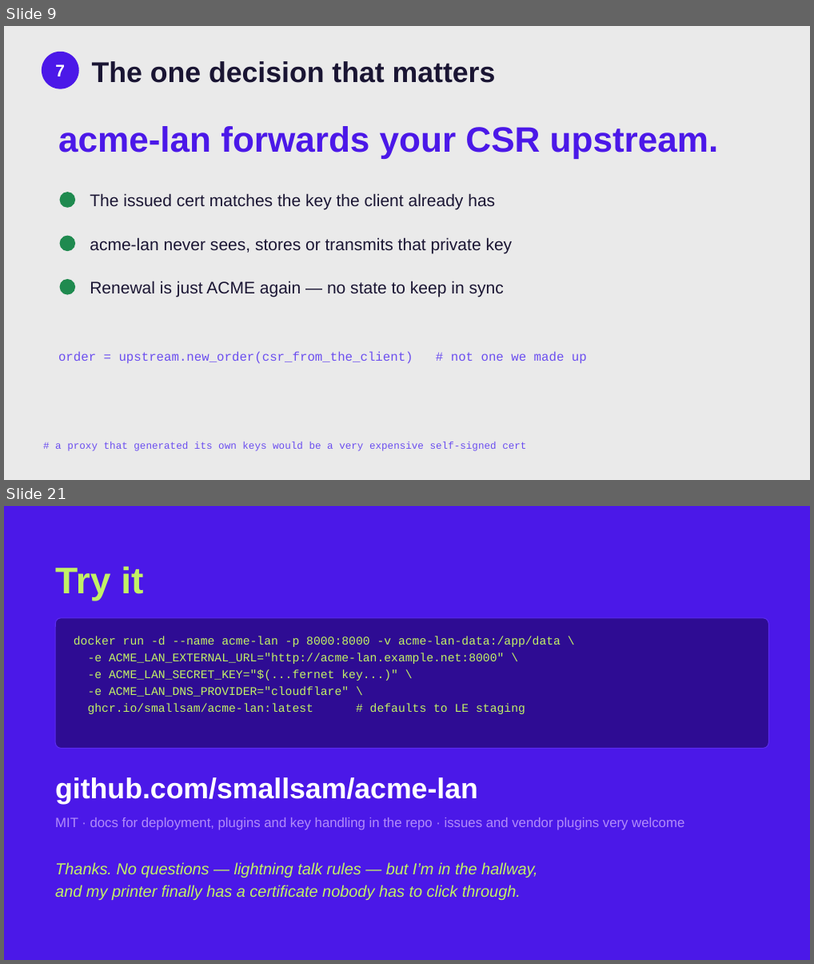
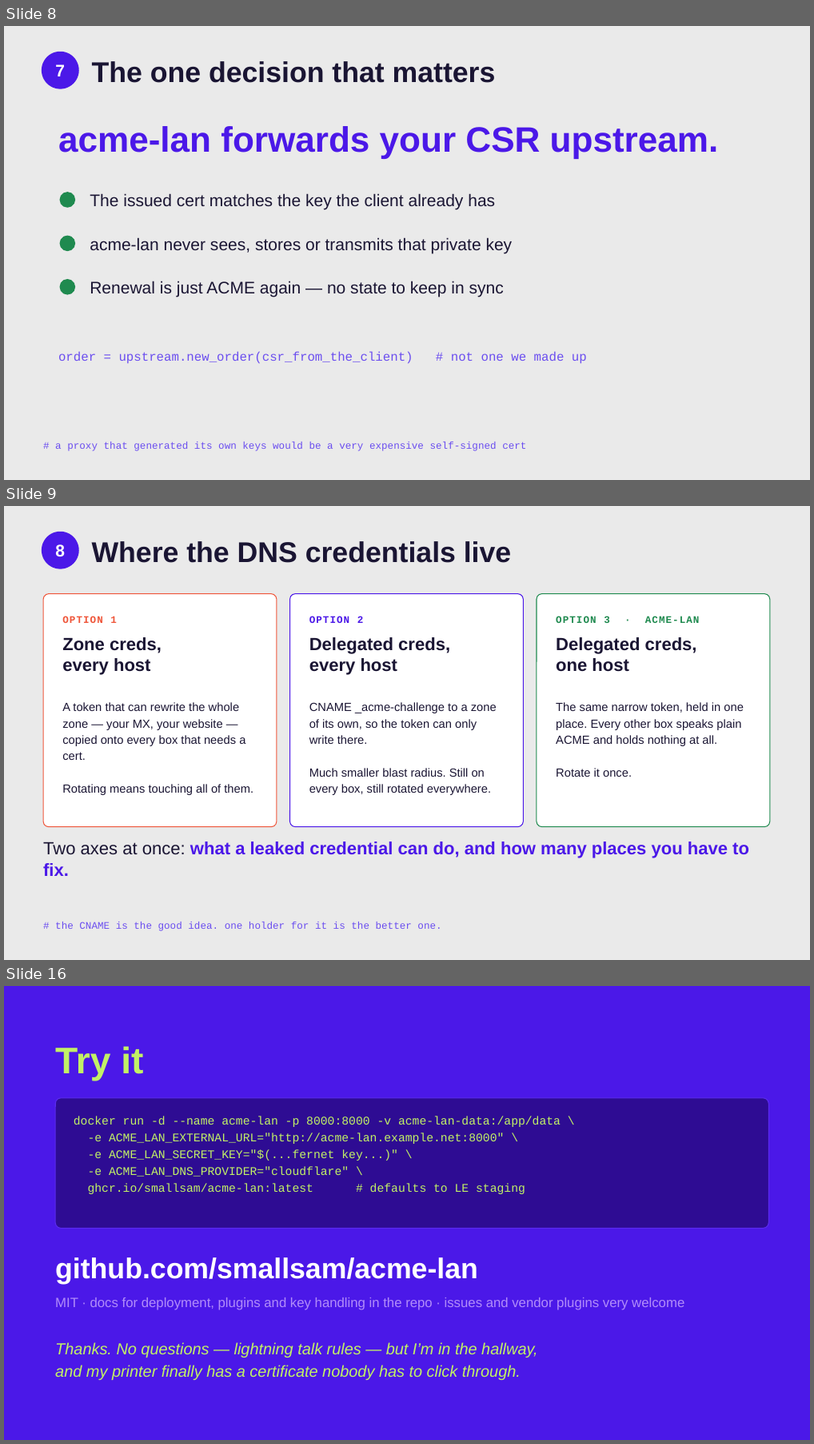
Before and after one commit to smallsam/acme-lan, a slide deck: talks/pycon-au-2026/acme-lan-pycon-au-2026.pptx. Shown one above the other, each under a label of ours: slides 9 and 21 before the commit, slides 8, 9 and 16 after it; the slides between them are not shown. The pictures are 814x964 and 814x1444 pixels, drawn with LibreOffice and Linux fonts; fonts in the diff are those of the drawing. Boxes give left, top, right and bottom in pixels: in the first picture for what was removed or moved away, otherwise in the second. Text is boxed around its words. In the diff, an @@ line names an element or a change of style, - is before the commit and + after.

```diff
--- a/talks/pycon-au-2026/acme-lan-pycon-au-2026.pptx
+++ b/talks/pycon-au-2026/acme-lan-pycon-au-2026.pptx
@@ slide 9 added at [4,506,810,960], background #EAEAEA @@
@@ ellipse added at [42,532,79,569], fill #4B18E8 @@
@@ text added at [55,544,65,556], 20 pt, text #FFFFFF, bold @@
+8
@@ text added at [92,541,511,563], 34 pt, text #1A1533, bold @@
+Where the DNS credentials live
@@ rounded rectangle added at [43,594,277,827], fill #FFFFFF, outline #EF5539 1 pt @@
@@ rounded rectangle added at [290,594,524,827], fill #FFFFFF, outline #4B18E8 1 pt @@
@@ rounded rectangle added at [537,594,770,827], fill #FFFFFF, outline #1F8A4F 1 pt @@
@@ text added at [62,616,117,623], 12 pt, text #EF5539, bold @@
+OPTION 1
@@ text added at [310,616,364,623], 12 pt, text #4B18E8, bold @@
+OPTION 2
@@ text added at [556,616,700,623], 12 pt, text #1F8A4F, bold @@
+OPTION 3 · ACME-LAN
@@ text added at [62,637,162,675], 21 pt, text #1A1533, bold @@
+Zone creds,
+every host
@@ text added at [310,637,450,675], 21 pt, text #1A1533, bold @@
+Delegated creds,
+every host
@@ text added at [556,637,698,672], 21 pt, text #1A1533, bold @@
+Delegated creds,
+one host
@@ text added at [62,702,254,795], 14 pt, text #1A1533 @@
+A token that can rewrite the whole zone — your MX, your website — copied onto every box that needs a cert.
+Rotating means touching all of them.
@@ text added at [310,702,497,795], 14 pt, text #1A1533 @@
+CNAME _acme-challenge to a zone of its own, so the token can only write there.
+Much smaller blast radius. Still on every box, still rotated everywhere.
@@ text added at [556,702,744,776], 14 pt, text #1A1533 @@
+The same narrow token, held in one place. Every other box speaks plain ACME and holds nothing at all.
+Rotate it once.
@@ text added at [43,841,750,876], 21 pt, text #4B18E8, bold @@
+Two axes at once: what a leaked credential can do, and how many places you have to fix.
@@ text added at [55,921,442,931], 12 pt, text #6B4EF0 @@
+# the CNAME is the good idea. one holder for it is the better one.
@@ what was slide 9 is now slide 8 @@
@@ what was slide 21 is now slide 16 @@
```
Also in this commit, not shown: 7 slides changed, 5 other slides added, 8 slides removed, 4 other files.
